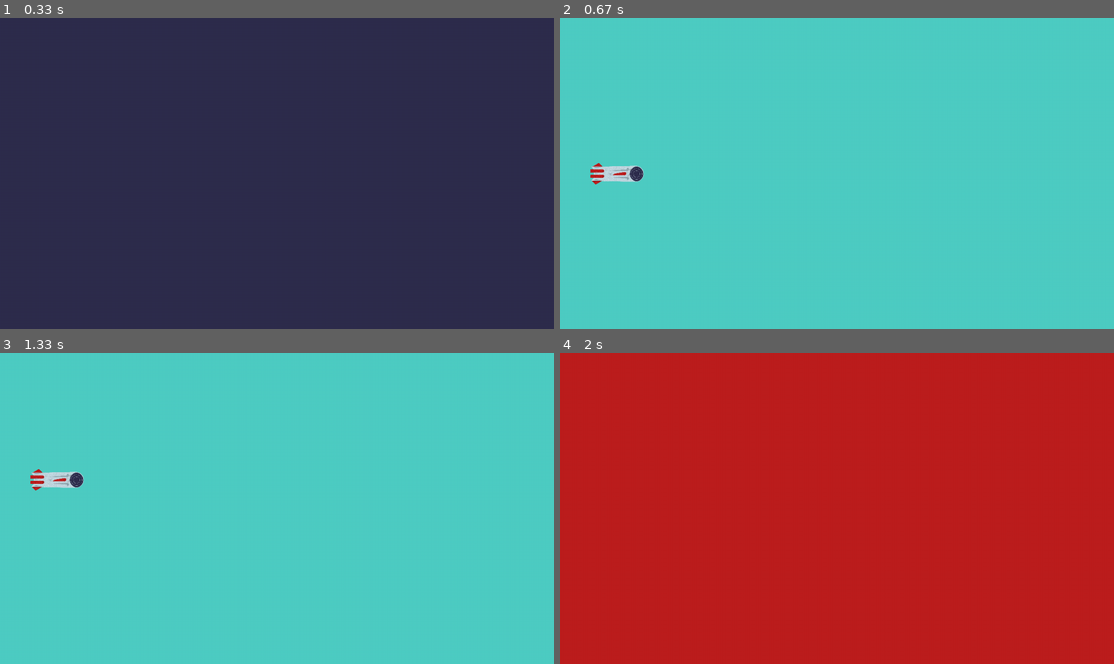
Above: before the commit, frames 1-4 (two rows, left to right).
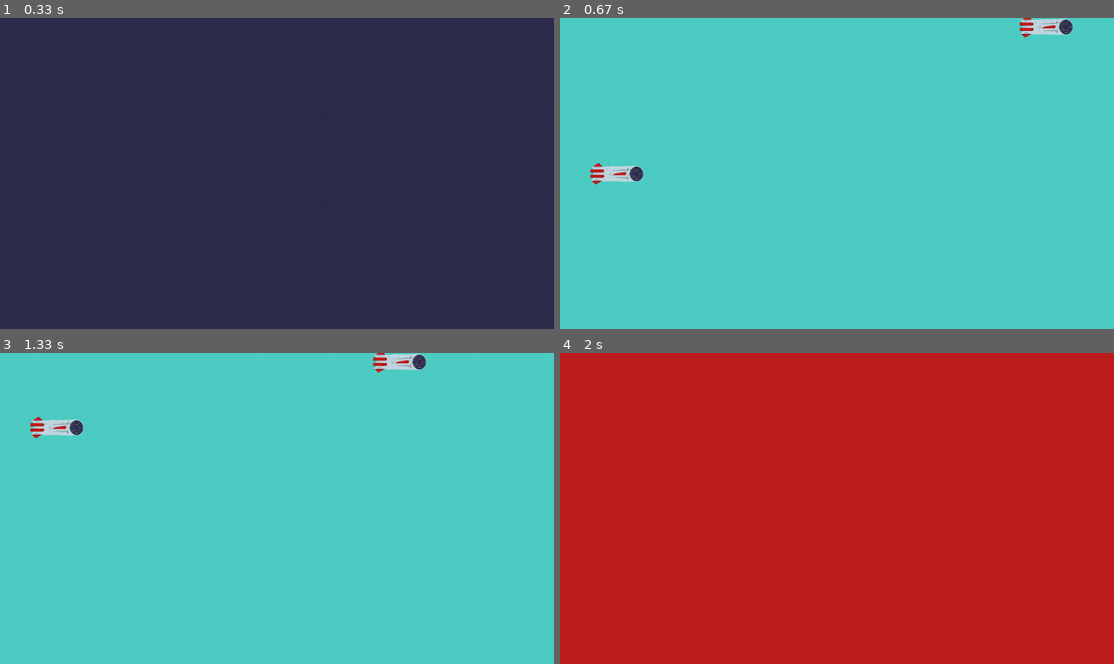
Above: after the commit, the same moments.

Repository: AdrianFSN/proyecto-final-pygame-quest
Game: pygame game, started from main.py
The game is run twice, just before and just after one commit, with the same random seed, the same clock (stepped at 60 frames per second) and the same inputs.
Inputs:
- Up to frame 1 (0.33 s): no input
- Up to frame 2 (0.67 s): tap Space at 0.33 s
- Up to frame 3 (1.33 s): hold Up 0.67-1.13 s; hold Down from 1.17 s (still down)
- Up to frame 4 (2 s): release Down at 1.47 s; tap Space at 1.5, 1.83 s

Frame 1 is identical in both runs. In frame 2, 0.5% of the frame differs, in the area x 82-93%, y 0-7%; in frame 3, 1.4%, in the area x 5-77%, y 0-45%; in frame 4, nothing differs.

Commit message:
feat: clase meteorito básica creada

Diff:
--- a/glumtar/__init__.py
+++ b/glumtar/__init__.py
@@ -1,6 +1,6 @@
 WIDTH = 1280
 HEIGHT = 720
-FPS = 30
+FPS = 60
 
 LIVES = 3
 # Selected colors palette RGB
--- a/glumtar/entities.py
+++ b/glumtar/entities.py
@@ -1,5 +1,8 @@
 import os
+import random
+
 import pygame
+
 from . import HEIGHT, WIDTH
 
 
@@ -7,7 +10,7 @@
     margin = 70
     speed = 5
     size_modifier = 4
-    speed_boost = .7
+    speed_boost = 1.3
 
     def __init__(self):
         super().__init__()
@@ -45,3 +48,30 @@
             return self.accelerated_speed
 
         return acceleration
+
+
+class Meteorite(pygame.sprite.Sprite):
+    speed = 5
+    size_modifier = 4
+
+    def __init__(self, posY, posX=WIDTH):
+        super().__init__()
+        self.positionX = posX
+        self.positionY = posY
+        img_route = os.path.join(
+            'glumtar', 'resources', 'images', 'ship0_0.png')
+        self.image = pygame.image.load(img_route)
+        self.image_n_width = self.image.get_width()/self.size_modifier
+        self.image_n_height = self.image.get_height()/self.size_modifier
+
+        self.img_new_size = pygame.transform.scale(
+            self.image, (self.image_n_width, self.image_n_height))
+
+        self.rect = self.img_new_size.get_rect(
+            midright=(self.positionX, self.positionY))
+
+    def update(self):
+        self.rect.x -= self.speed
+        if self.rect.right < 0:
+            self.speed = 0
+            return True, print("El mono ha salido")
--- a/glumtar/scenes.py
+++ b/glumtar/scenes.py
@@ -1,7 +1,7 @@
 import pygame
 
-from . import BLACK, COLUMBIA_BLUE, CORAL_PINK, CORNELL_RED, FPS, ROBIN_EGG_BLUE, SPACE_CADET
-from .entities import Ship
+from . import BLACK, COLUMBIA_BLUE, CORAL_PINK, CORNELL_RED, FPS, HEIGHT, ROBIN_EGG_BLUE, SPACE_CADET, WIDTH
+from .entities import Meteorite, Ship
 
 
 class Scene:
@@ -36,6 +36,7 @@
     def __init__(self, screen):
         super().__init__(screen)
         self.player = Ship()
+        self.meteorite = Meteorite(20)
 
     def mainLoop(self):
         super().mainLoop()
@@ -51,6 +52,9 @@
 
             self.player.update()
             self.screen.blit(self.player.img_new_size, self.player.rect)
+            self.meteorite.update()
+            self.screen.blit(self.meteorite.img_new_size, self.meteorite.rect)
+
             pygame.display.flip()
 
         return False
